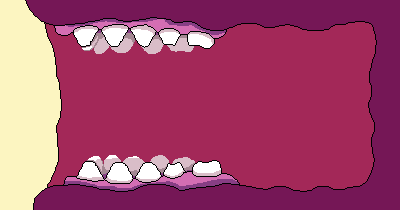
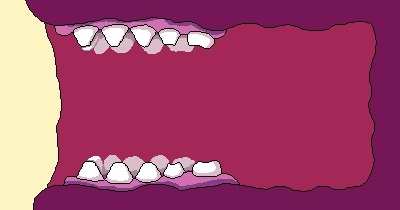
Revision of a layered 400x210 image; what changed, layer by layer:
painted on "teeth foreground" over 88, 29, 221, 181
added layer "teeth that are sorta in the background" in group "Teeth stuff" over 88, 29, 183, 181
painted on "Gums" over 88, 29, 221, 181
painted on "teeth background" over 88, 29, 221, 181
